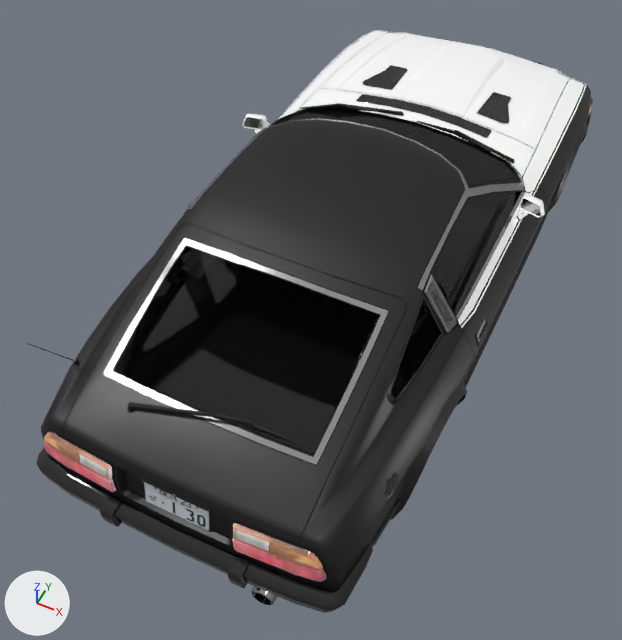
The glTF model metadrive/assets/models/vehicle/130/vehicle.gltf as it was, and as the next commit left it.
One viewpoint serves both versions: a 50 mm lens placed at (1.41, -3.6, 4.12), pointed at (-0.12, -0.56, 0.31). Lighting does not change. The marker at lower left points along +X, +Y and +Z. Where no turn or scale is listed for an object, it has been applied to the vertices.

Objects in the first picture: 'body_bk_0', 'body_bkg_0', 'body_body2_0', 'body_body_0', 'body_chrome_0', 'body_duct_0', 'body_interior_0', 'body_lens_0', 'body_line_0', 'body_number_0'.
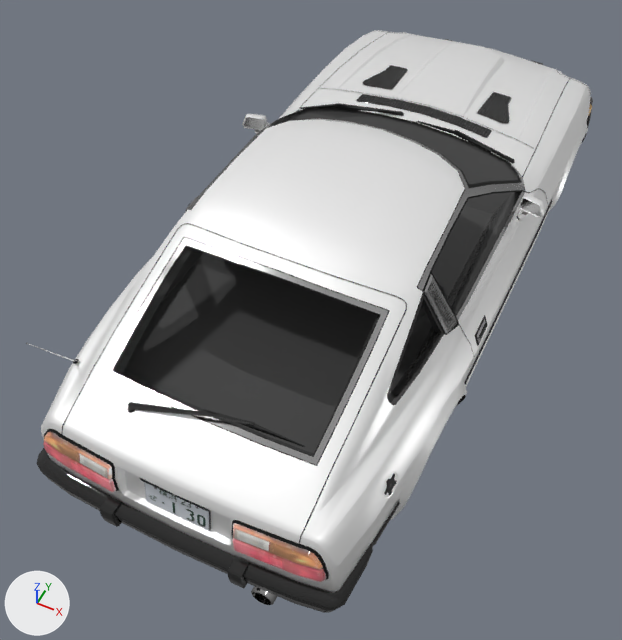
The change, as a diff of the scene's bpy script:
```diff
--- a/metadrive/assets/models/vehicle/130/vehicle.gltf.py
+++ b/metadrive/assets/models/vehicle/130/vehicle.gltf.py
@@ mat_interior_001 @@
 mat_interior_001.roughness = 0.0136
-mat_interior_001.transmission_weight = 0.909
@@ mat_body_004 @@
+mat_body_004 = principled_material('body.004')
+mat_body_004.base_color = (1.0, 1.0, 1.0)  # white #ffffff
+mat_body_004.metallic = 0.535
+mat_body_004.roughness = 0.432
@@ me_body_body2_0_001 @@
 me_body_body2_0_001.from_pydata(...)  # 433 vertices, 538 faces; spans x -0.95..0.95, y -0.76..2.26, z -0.06..0.38
-me_body_body2_0_001.materials.append(mat_body2_001)
+me_body_body2_0_001.materials.append(mat_body_004)  # white #ffffff
@@ me_body_body_0_001 @@
 me_body_body_0_001.from_pydata(...)  # 1770 vertices, 2384 faces; spans x -0.92..0.92, y -2.15..2.25, z -0.45..0.68
-me_body_body_0_001.materials.append(mat_body_001)  # dark grey #454545
+me_body_body_0_001.materials.append(mat_body_004)  # white #ffffff
```

Changed parts and their boxes (x1, y1, x2, y2) in the pictures (622 x 640 px):
'body_body_0', recoloured
    both: (41, 31, 591, 592)
'body_interior_0', surface changed
    both: (115, 108, 521, 456)
'body_body2_0', recoloured
    both: (242, 30, 587, 328)
